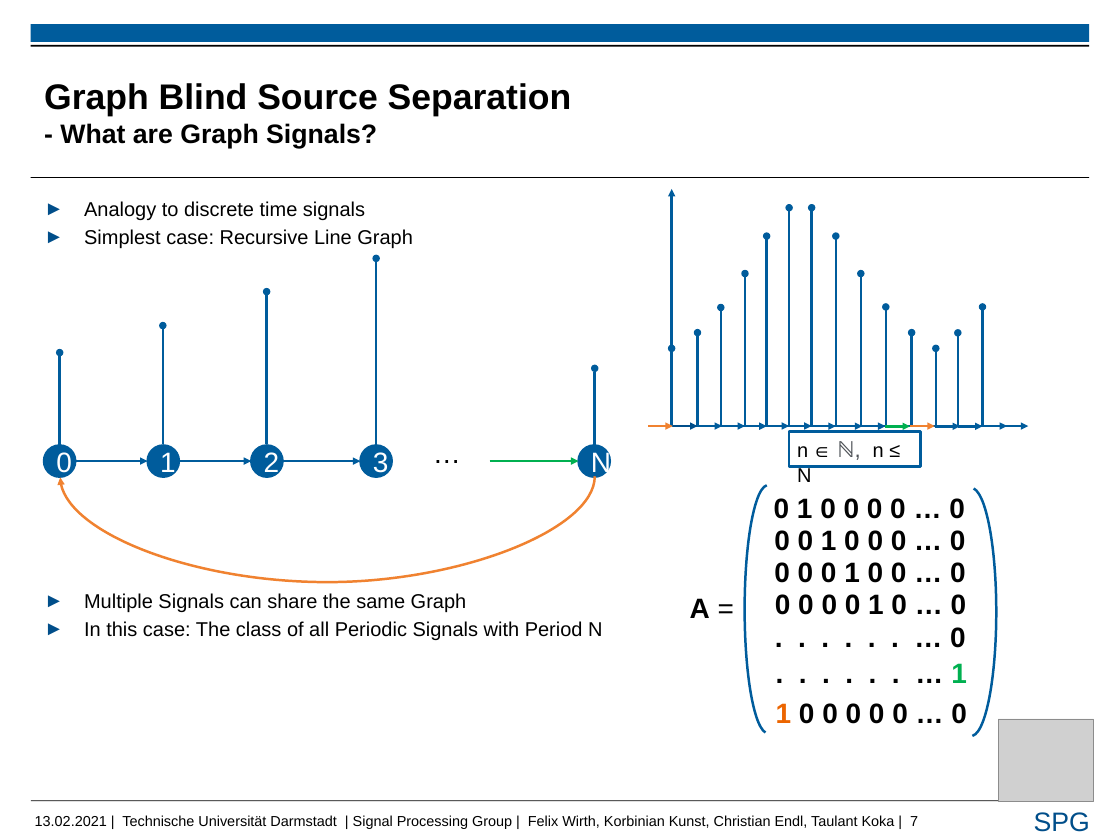
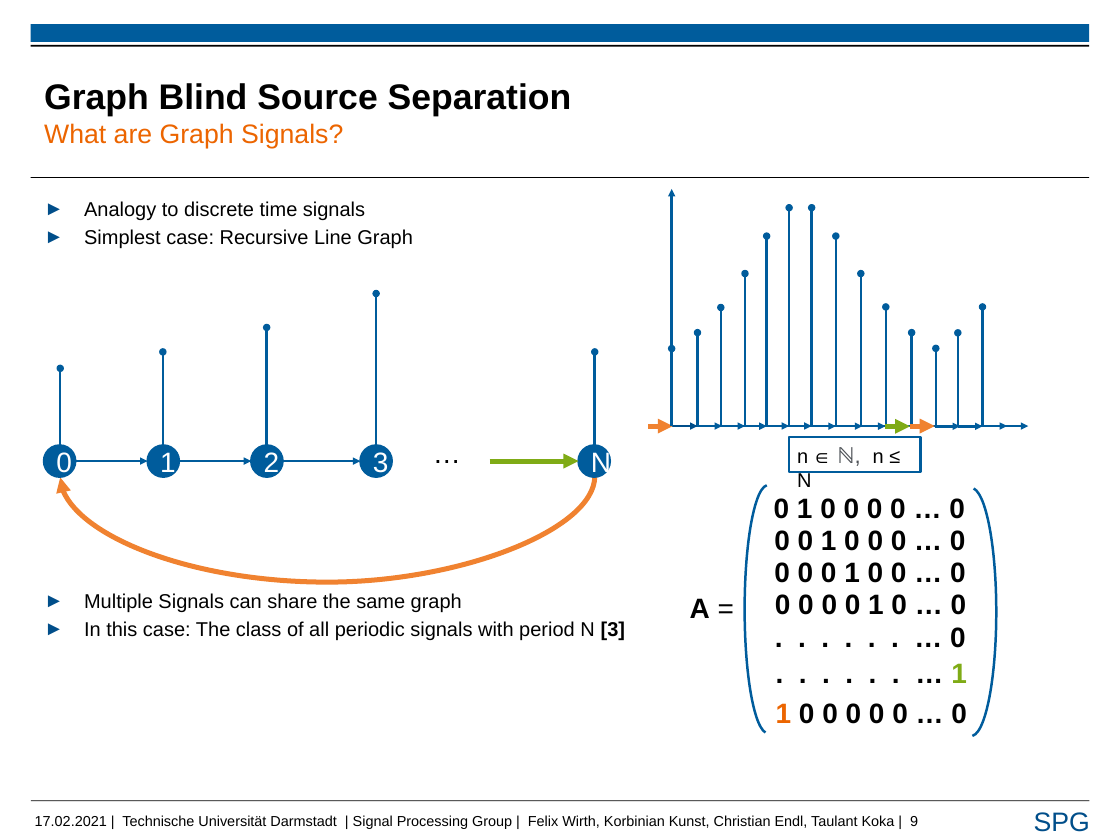
Before and after one commit to FelixUniDa/EEG-Project, a slide deck: slide 9 of Presentation/Taulant_pres_rsp.pptx (slide 7 before the commit). Drawn at 1120x840 pixels with LibreOffice and Linux fonts; fonts in the diff are those of the drawing; grey boxes stand for pictures; background and template pictures are left out. Boxes give left, top, right and bottom in pixels: in the first picture for what was removed or moved away, otherwise in the second. Text is boxed around its words. In the diff, an @@ line names an element or a change of style, - is before the commit and + after.

```diff
--- a/Presentation/Taulant_pres_rsp.pptx
+++ b/Presentation/Taulant_pres_rsp.pptx
@@ title at bbox=[44, 83, 572, 148]: text changed @@
-Graph Blind Source Separation
-- What are Graph Signals?
+Graph Blind Source Separation
+What are Graph Signals?
@@ arrow moved from (376, 448) - (376, 258) to (376, 446) - (376, 294) @@
@@ arrow moved from (266, 444) - (266, 292) to (266, 446) - (266, 327) @@
@@ arrow moved from (163, 444) - (163, 326) to (163, 446) - (163, 352) @@
@@ arrow moved from (594, 446) - (594, 368) to (594, 446) - (594, 352) @@
@@ arrow moved from (60, 446) - (60, 353) to (672, 426) - (672, 349) @@
@@ arrow moved from (672, 426) - (672, 348) to (60, 446) - (60, 368) @@
@@ arrow (648, 426) - (673, 426): stroke #F08230 2.25 pt to #F08230 4.5 pt @@
@@ rectangle "n ∈ ℕ, n ≤ ...": place and size @@
-rectangle "n ∈ ℕ, n ≤ ..." at bbox=[789, 431, 920, 466]
+rectangle "n ∈ ℕ, n ≤ ..." at bbox=[789, 437, 920, 472]
@@ rectangle "n ∈ ℕ, n ≤ ..." at bbox=[789, 437, 920, 472]: fill none to #FFFFFF @@
@@ arrow (886, 426) - (910, 426): stroke #00B050 2.25 pt to #7FAB16 4.5 pt @@
@@ arrow (910, 426) - (934, 426): stroke #F08230 2.25 pt to #F08230 4.5 pt @@
@@ curved arrow (594, 476) - (60, 478): stroke #F08230 2.25 pt to #F08230 4.5 pt @@
@@ arrow (490, 461) - (578, 461): stroke #00B050 2.25 pt to #7FAB16 4.5 pt @@
@@ text at bbox=[84, 593, 625, 640]: text changed @@
-► Multiple Signals can share the same Graph
-► In this case: The class of all Periodic Signals with Period N
+► Multiple Signals can share the same graph
+► In this case: The class of all periodic signals with period N [3]
@@ text ". . . . . ..." at bbox=[951, 663, 967, 683]: text colour #00B050 to #7FAB16 in "1" @@
@@ picture removed at bbox=[998, 719, 1094, 802] @@
@@ text at bbox=[35, 815, 918, 829]: text changed @@
-13.02.2021 | Technische Universität Darmstadt | Signal Processing Group | Felix Wirth, Korbinian Kunst, Christian Endl, Taulant Koka | 7
+17.02.2021 | Technische Universität Darmstadt | Signal Processing Group | Felix Wirth, Korbinian Kunst, Christian Endl, Taulant Koka | 9
```
Also in this commit, not shown: 11 other slides changed, 4 slides added.
